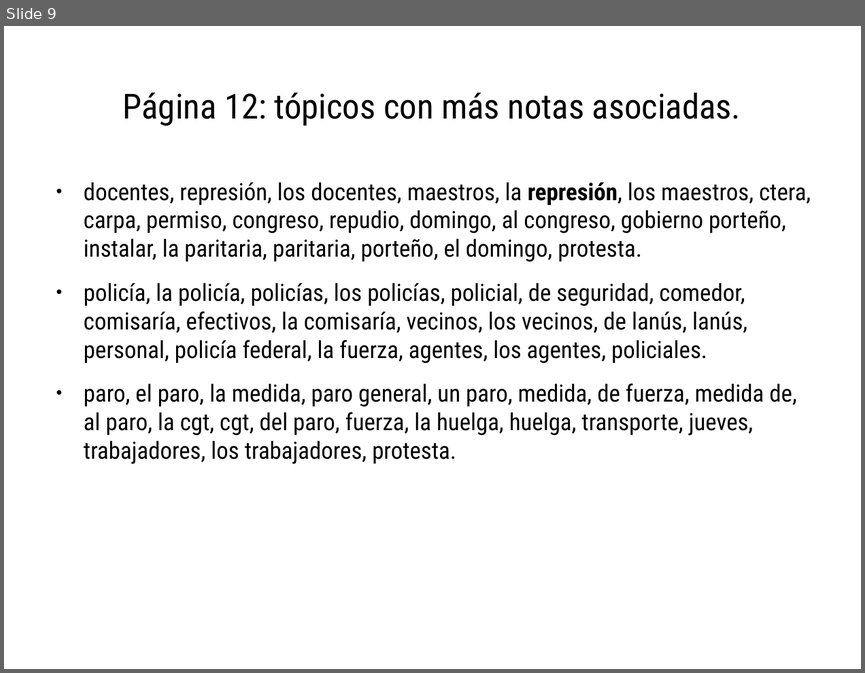
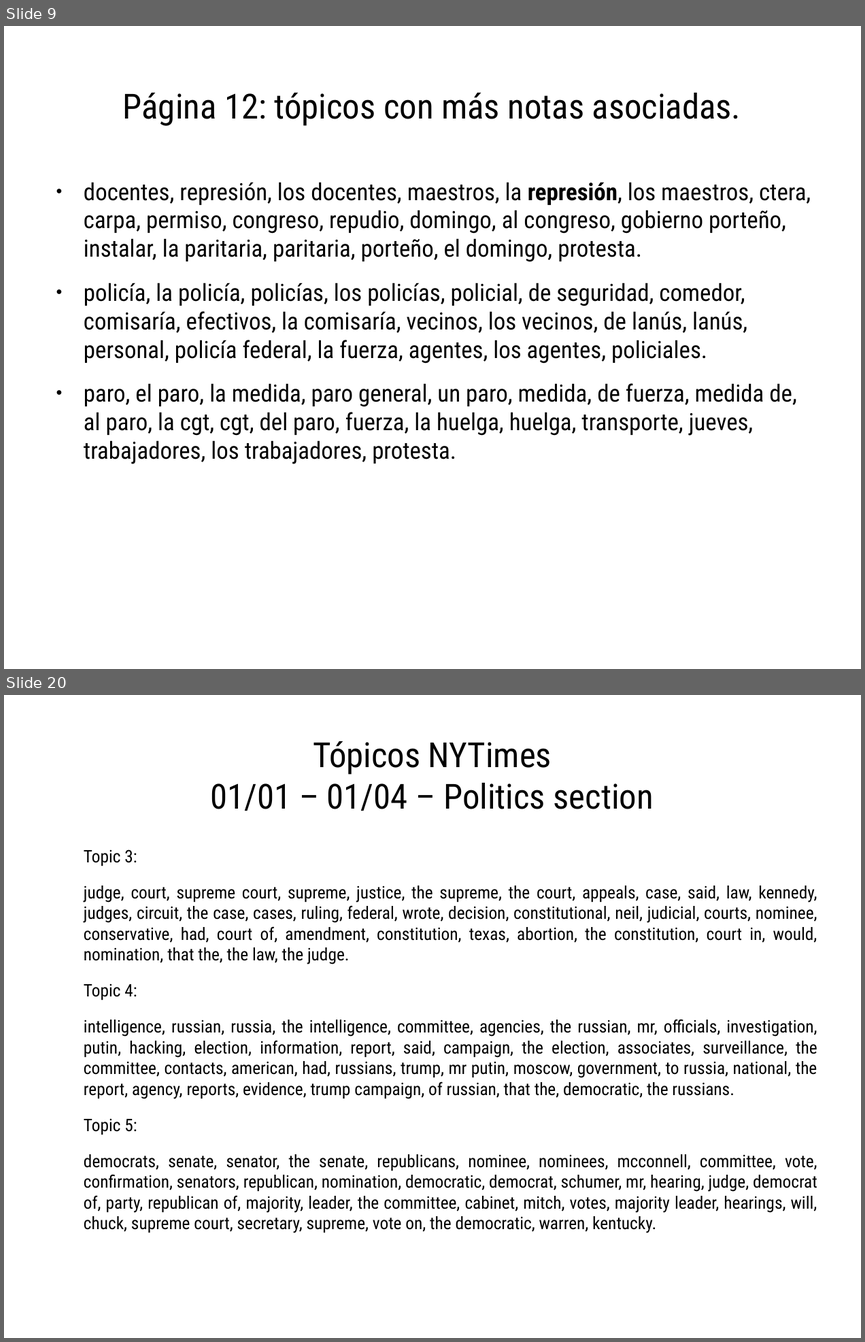
Before and after one commit to spinto88/Analisis_medios, a slide deck: Comparacion_agendas.odp. Shown one above the other, each under a label of ours: slide 9 before the commit, slides 9 and 20 after it; the slides between them are not shown. The pictures are 865x673 and 865x1342 pixels, drawn with LibreOffice and Linux fonts; fonts in the diff are those of the drawing. Boxes give left, top, right and bottom in pixels: in the first picture for what was removed or moved away, otherwise in the second. Text is boxed around its words. In the diff, an @@ line names an element or a change of style, - is before the commit and + after.

```diff
--- a/Comparacion_agendas.odp
+++ b/Comparacion_agendas.odp
@@ slide 20 added at (4,695,861,1338), background #FFFFFF @@
@@ title added at (211,741,653,811), 32 pt, text #000000 @@
+Tópicos NYTimes
+01/01 – 01/04 – Politics section
@@ text added at (84,849,817,1233), 16 pt, text #000000 @@
+Topic 3:
+judge, court, supreme court, supreme, justice, the supreme, the court, appeals, case, said, law, kennedy, judges, circuit, the case, cases, ruling, federal, wrote, decision, constitutional, neil, judicial, courts, nominee, conservative, had, court of, amendment, constitution, texas, abortion, the constitution, court in, would, nomination, that the, the law, the judge.
+Topic 4:
+intelligence, russian, russia, the intelligence, committee, agencies, the russian, mr, officials, investigation, putin, hacking, election, information, report, said, campaign, the election, associates, surveillance, the committee, contacts, american, had, russians, trump, mr putin, moscow, government, to russia, national, the report, agency, reports, evidence, trump campaign, of russian, that the, democratic, the russians.
+Topic 5:
+democrats, senate, senator, the senate, republicans, nominee, nominees, mcconnell, committee, vote, confirmation, senators, republican, nomination, democratic, democrat, schumer, mr, hearing, judge, democrat of, party, republican of, majority, leader, the committee, cabinet, mitch, votes, majority leader, hearings, will, chuck, supreme court, secretary, supreme, vote on, the democratic, warren, kentucky.
```
Also in this commit, not shown: 1 slide changed, 15 other slides added, 9 other files.
